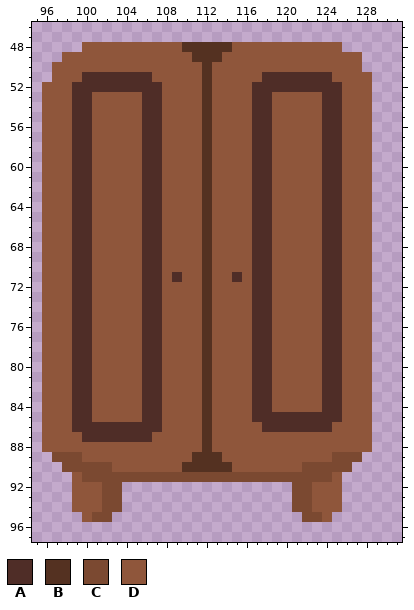
Pixel-art file: project k/Assets/Assets/decorations/furniture/closet only.aseprite. The picture above is the old version.
200x100 pixels, 1 frame. Colours within 5 levels of each other are drawn and written as one. Shown: x 95..131, y 46..97.
Palette (. is transparent): A #4f2d27  B #543121  C #7b4931  D #8f563b
The result:
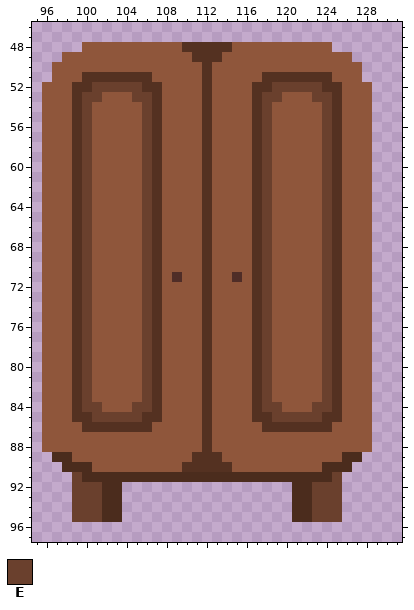
Colours new in this view: E #6a402d
The edit:
colour C: #7b4931 -> #4b2c1d
Layer "CLOSET":
y 48: x 125 D -> .
y 49: x 127 D -> .
y 51: x 100..106 AAAAAAA -> BBBBBBB; x 118..124 AAAAAAA -> BBBBBBB; x 128 D -> .
y 52: x 99..107 AAAAAAAAA -> BBEEEEEBB; x 117..125 AAAAAAAAA -> BBEEEEEBB
y 53: x 99..101 AAD -> BEE; x 105..107 DAA -> EEB; x 117..119 AAD -> BEE; x 123..125 DAA -> EEB
y 54..83: x 99..100 AA -> BE; x 106..107 AA -> EB; x 117..118 AA -> BE; x 124..125 AA -> EB
y 84: x 99..101 AAD -> BEE; x 105..107 DAA -> EEB; x 117..119 AAD -> BEE; x 123..125 DAA -> EEB
y 85: x 99..107 AADDDDDAA -> BBEEEEEBB; x 117..125 AAAAAAAAA -> BBEEEEEBB
y 86: x 99..107 AAAAAAAAA -> DBBBBBBBD; x 118..124 AAAAAAA -> BBBBBBB
y 87: x 100..106 AAAAAAA -> DDDDDDD
y 89: x 99 C -> D; x 125 C -> D
y 90: x 101..102 CC -> DD; x 122..123 CC -> DD
y 91: x 99 D -> E; x 125 D -> E
y 92..94: x 99..101 DDD -> EEE; x 123..125 DDD -> EEE
y 95: x 99..101 .DC -> EEE; x 103 . -> C; x 121 . -> C; x 123..125 CD. -> EEE
Pixel boxes of the changes (left, top, right, bottom) in both pictures:
changed: (52, 42, 372, 522)
